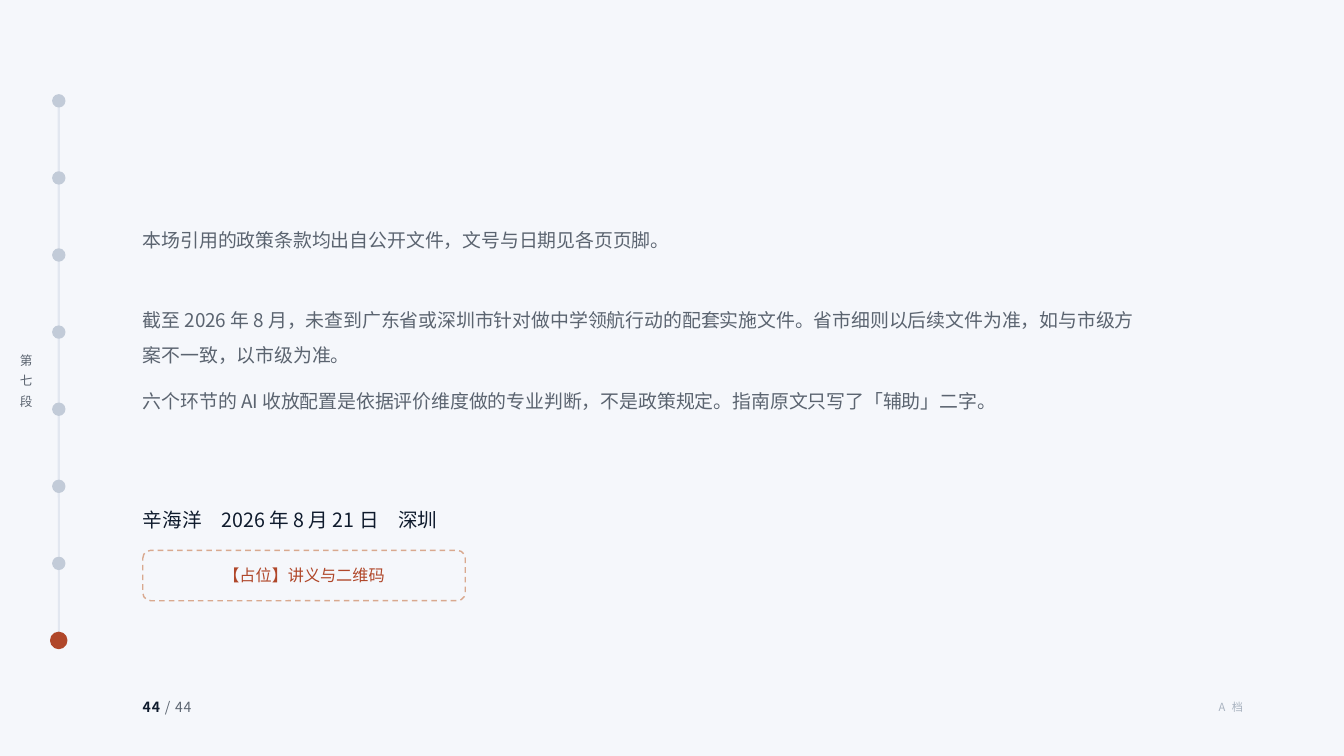
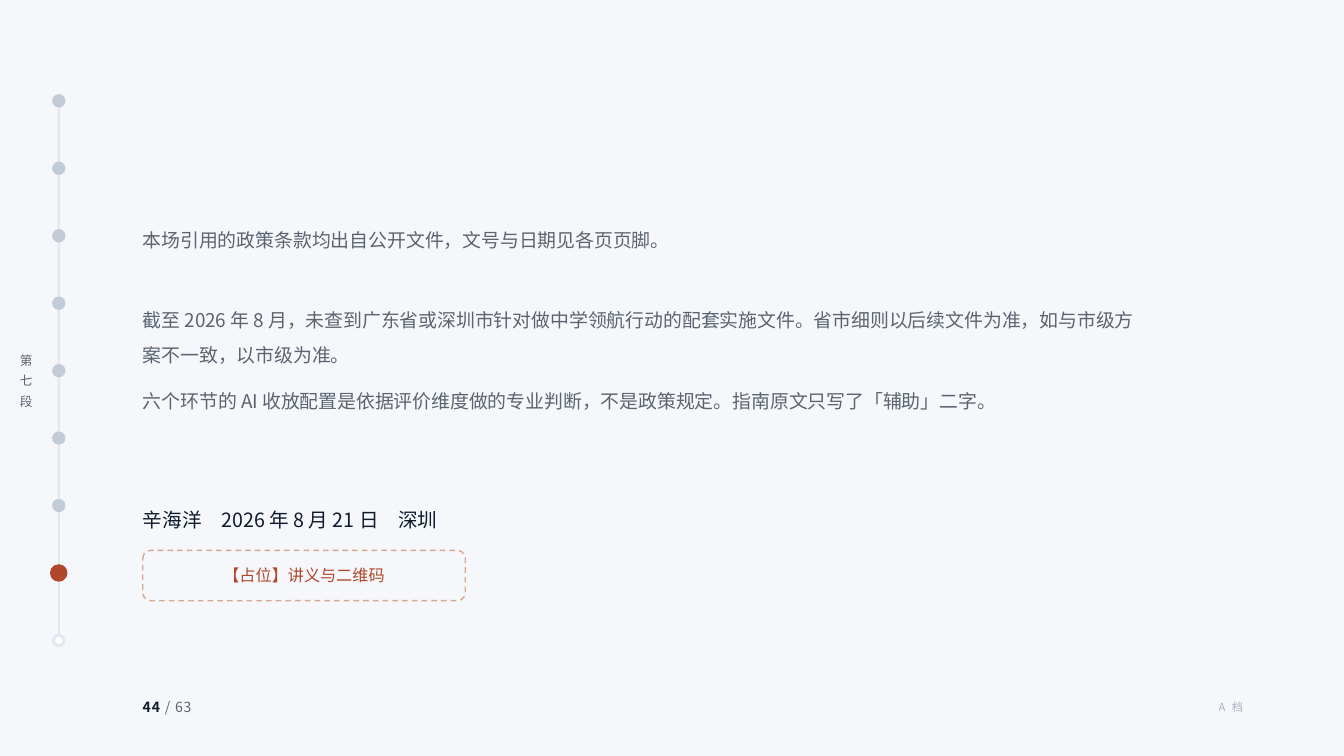
Before and after one commit to tonyxinvip/slides, a slide deck: slide 44 of comprehensive-practice-ai/做中学与综合实践活动.pptx. Drawn at 1344x756 pixels with LibreOffice and Linux fonts; fonts in the diff are those of the drawing. Boxes give left, top, right and bottom in pixels: in the first picture for what was removed or moved away, otherwise in the second. Text is boxed around its words. In the diff, an @@ line names an element or a change of style, - is before the commit and + after.

```diff
--- a/comprehensive-practice-ai/做中学与综合实践活动.pptx
+++ b/comprehensive-practice-ai/做中学与综合实践活动.pptx
@@ ellipse moved from (x1=53, y1=172, x2=64, y2=182) to (x1=53, y1=163, x2=64, y2=173) @@
@@ ellipse moved from (x1=53, y1=250, x2=64, y2=260) to (x1=53, y1=231, x2=64, y2=241) @@
@@ ellipse moved from (x1=53, y1=327, x2=64, y2=337) to (x1=53, y1=298, x2=64, y2=309) @@
@@ ellipse added at (x1=53, y1=365, x2=64, y2=375), fill #C2CBD8, outline #C2CBD8 2 pt @@
@@ ellipse moved from (x1=53, y1=404, x2=64, y2=414) to (x1=53, y1=433, x2=64, y2=443) @@
@@ ellipse moved from (x1=53, y1=481, x2=64, y2=491) to (x1=53, y1=500, x2=64, y2=510) @@
@@ ellipse moved from (x1=51, y1=633, x2=67, y2=648) to (x1=51, y1=566, x2=67, y2=581) @@
@@ ellipse moved from (x1=53, y1=559, x2=64, y2=569) to (x1=53, y1=635, x2=64, y2=645) @@
@@ ellipse at (x1=53, y1=635, x2=64, y2=645): fill #C2CBD8 to #FFFFFF; outline #C2CBD8 2 pt to #E2E7F0 2 pt @@
@@ text at (x1=143, y1=701, x2=191, y2=712): text changed @@
-44 / 44
+44 / 63
```
Also in this commit, not shown: 43 other slides changed, 19 slides added, 7 other files.
